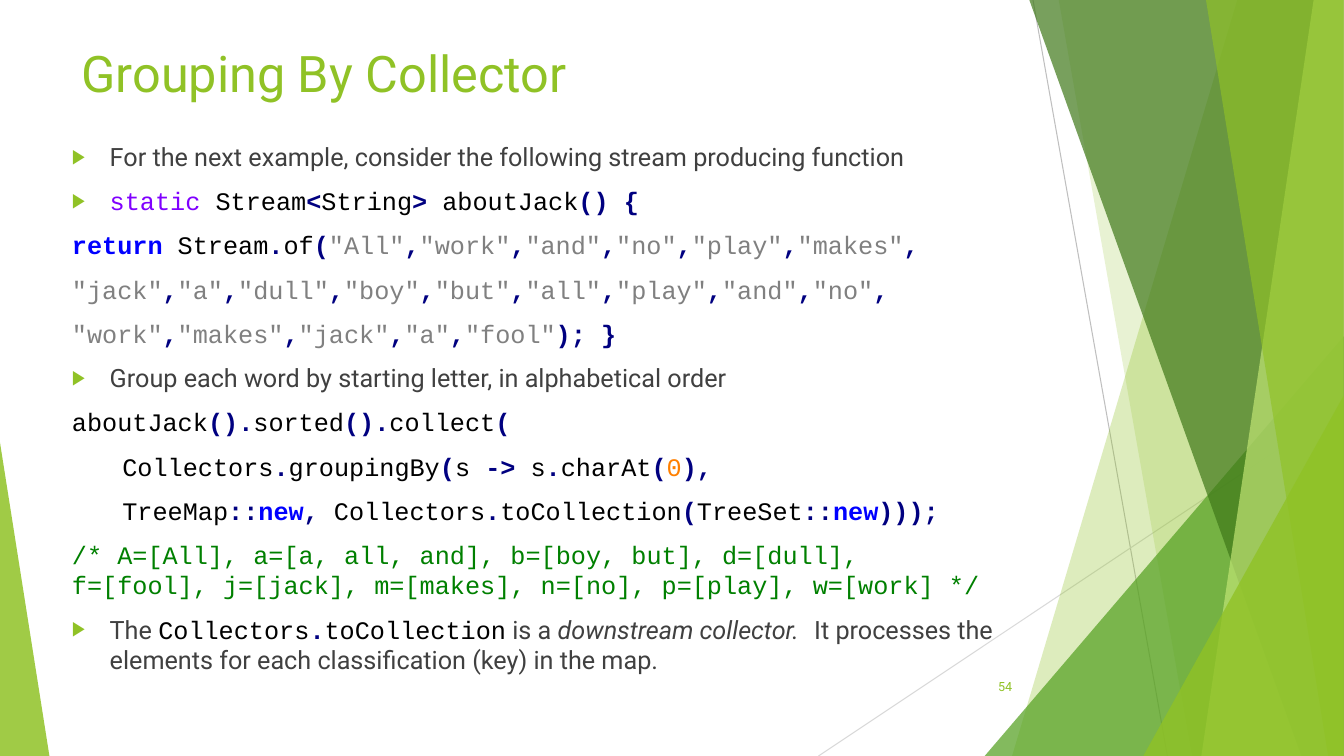
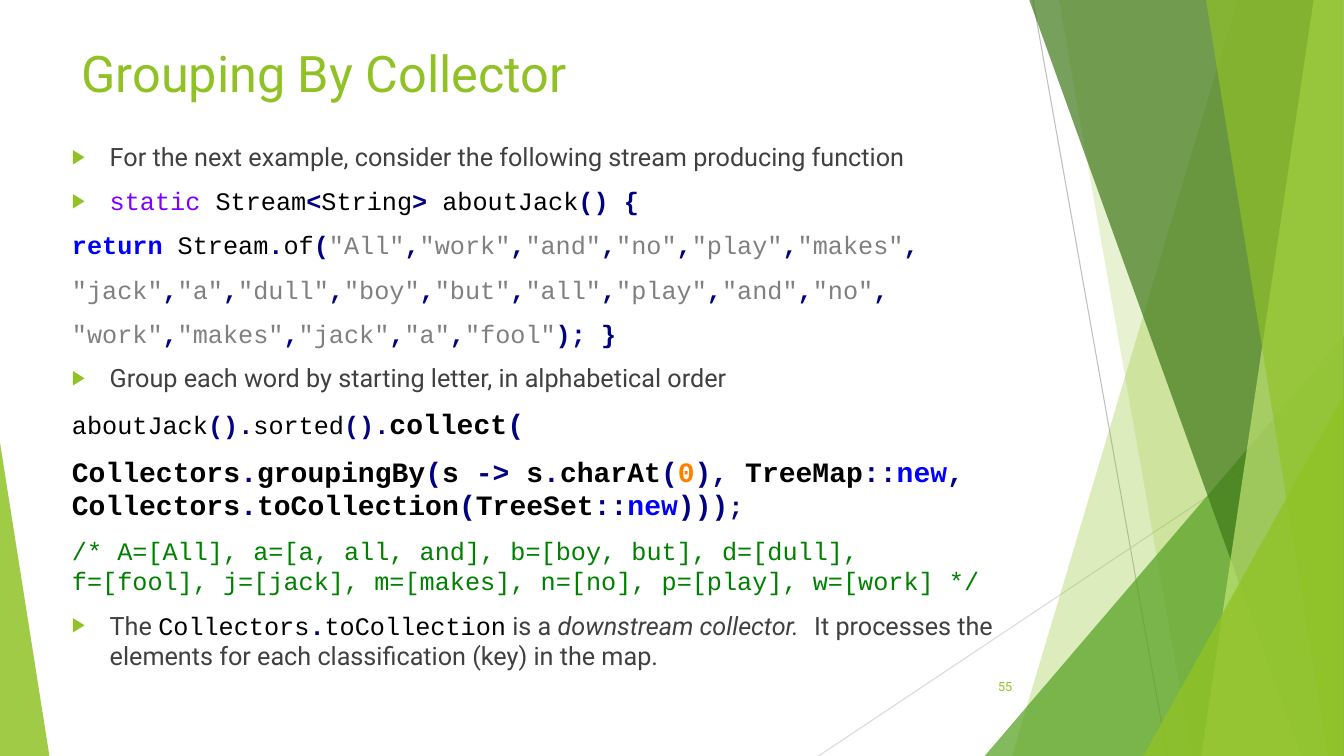
Before and after one commit to RichardRoda/2017-CodePaLOUsa-Lambda, a slide deck: slide 55 of Learning to Love the Lambda in the Stream.pptx (slide 54 before the commit). Drawn at 1344x756 pixels with LibreOffice and Linux fonts; fonts in the diff are those of the drawing. Boxes give left, top, right and bottom in pixels: in the first picture for what was removed or moved away, otherwise in the second. Text is boxed around its words. In the diff, an @@ line names an element or a change of style, - is before the commit and + after.

Commit message:
Use large bold font to emphasize the parts of the example that are relevant to what is being discussed in the slide.

```diff
--- a/Learning to Love the Lambda in the Stream.pptx
+++ b/Learning to Love the Lambda in the Stream.pptx
@@ text at (72, 414, 524, 440): size 18 to 20 pt, bold on in "aboutJack().sorted().collect(" @@
@@ text at (72, 462, 964, 521): text changed; size 18 to 20 pt; bold on @@
-Collectors.groupingBy(s -> s.charAt(0),
-TreeMap::new, Collectors.toCollection(TreeSet::new)));
+Collectors.groupingBy(s -> s.charAt(0), TreeMap::new, Collectors.toCollection(TreeSet::new)));
@@ page number at (998, 682, 1012, 691): text changed @@
-54
+55
```
Also in this commit, not shown: 23 other slides changed, 1 slide added, 1 other file.
